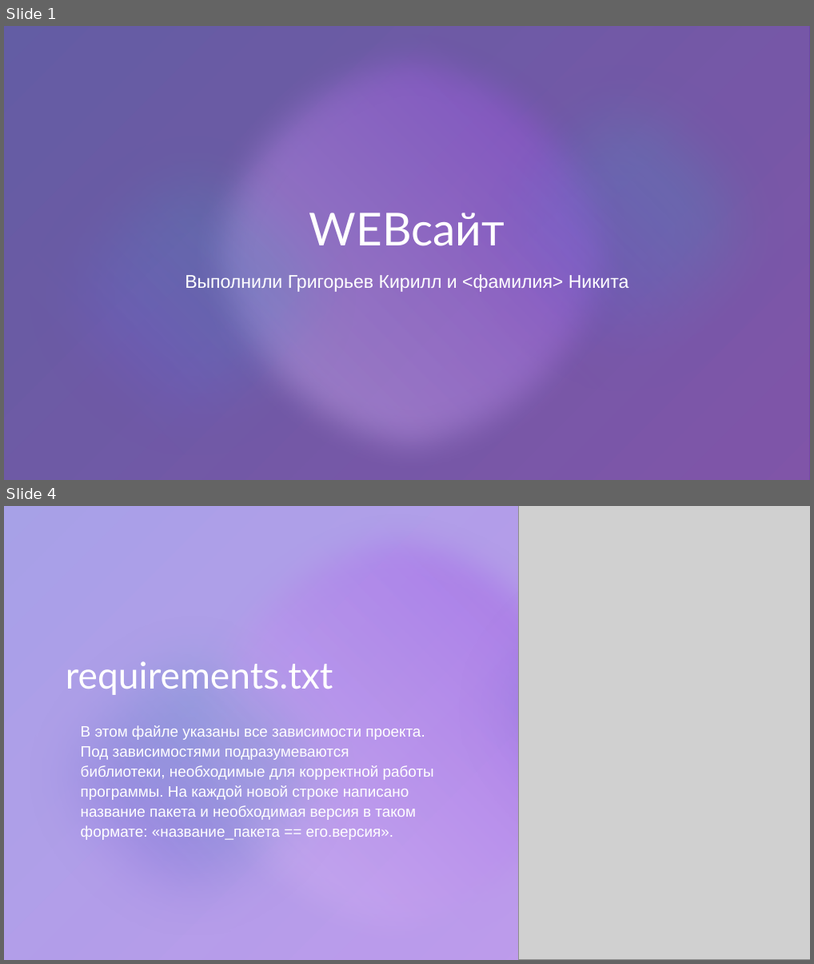
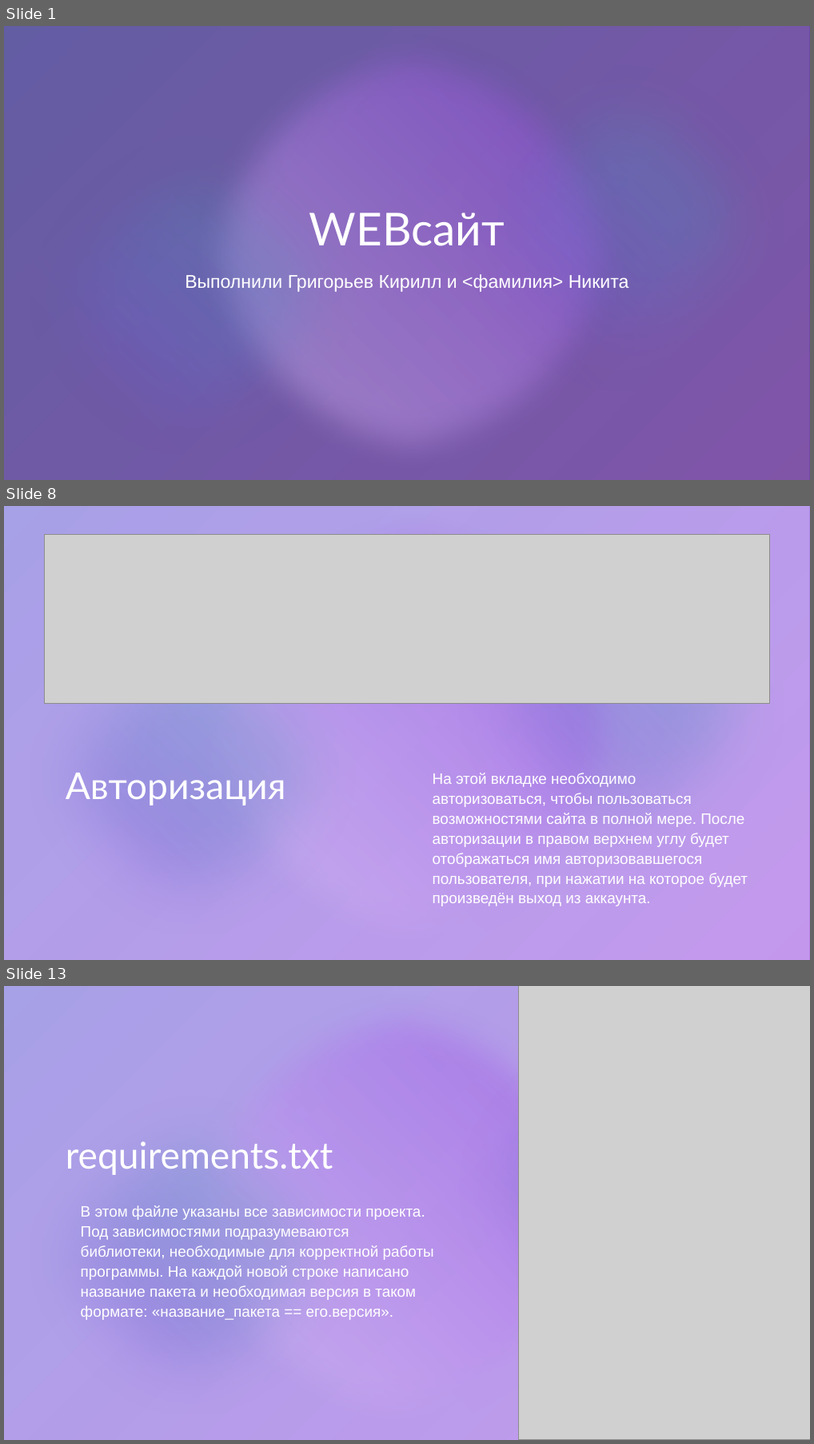
Before and after one commit to NeMolliriK/web-site, a slide deck: files/Презентация.pptx. Shown one above the other, each under a label of ours: slides 1 and 4 before the commit, slides 1, 8 and 13 after it; the slides between them are not shown. The pictures are 814x964 and 814x1444 pixels, drawn with LibreOffice and Linux fonts; fonts in the diff are those of the drawing; grey boxes stand for pictures; background and template pictures are left out; a plain dark background stands for a picture behind light text. Boxes give left, top, right and bottom in pixels: in the first picture for what was removed or moved away, otherwise in the second. Text is boxed around its words. In the diff, an @@ line names an element or a change of style, - is before the commit and + after.

```diff
--- a/files/Презентация.pptx
+++ b/files/Презентация.pptx
@@ slide 8 added at (4,506,810,960), background #FFFFFF; not listed: 1 template element that a slide beside it also shows @@
@@ rectangle added at (4,506,810,960), fill #FFFFFF @@
@@ rectangle added at (4,506,810,960), fill gradient #4F41D5 to #8A30E0 @@
@@ rectangle added at (4,506,810,960), fill #F2F3F0 at 20% opacity @@
@@ ellipse added at (186,506,639,960), fill gradient #E8D6F9 to #8A30E0 @@
@@ ellipse added at (430,518,810,900), fill gradient #8A30E0 to #2AC2AB @@
@@ picture added at (45,535,770,704) @@
@@ ellipse added at (4,590,384,960), fill gradient #8A30E0 to #2AC2AB @@
@@ title added at (66,772,286,805), 44 pt, text #FFFFFF @@
+Авторизация
@@ text added at (433,772,748,906), 18 pt, text #FFFFFF @@
+На этой вкладке необходимо авторизоваться, чтобы пользоваться возможностями сайта в полной мере. После авторизации в правом верхнем углу будет отображаться имя авторизовавшегося пользователя, при нажатии на которое будет произведён выход из аккаунта.
@@ what was slide 4 is now slide 13 @@
```
Also in this commit, not shown: 1 slide changed, 10 other slides added, 2 slides removed, 1 other file.
